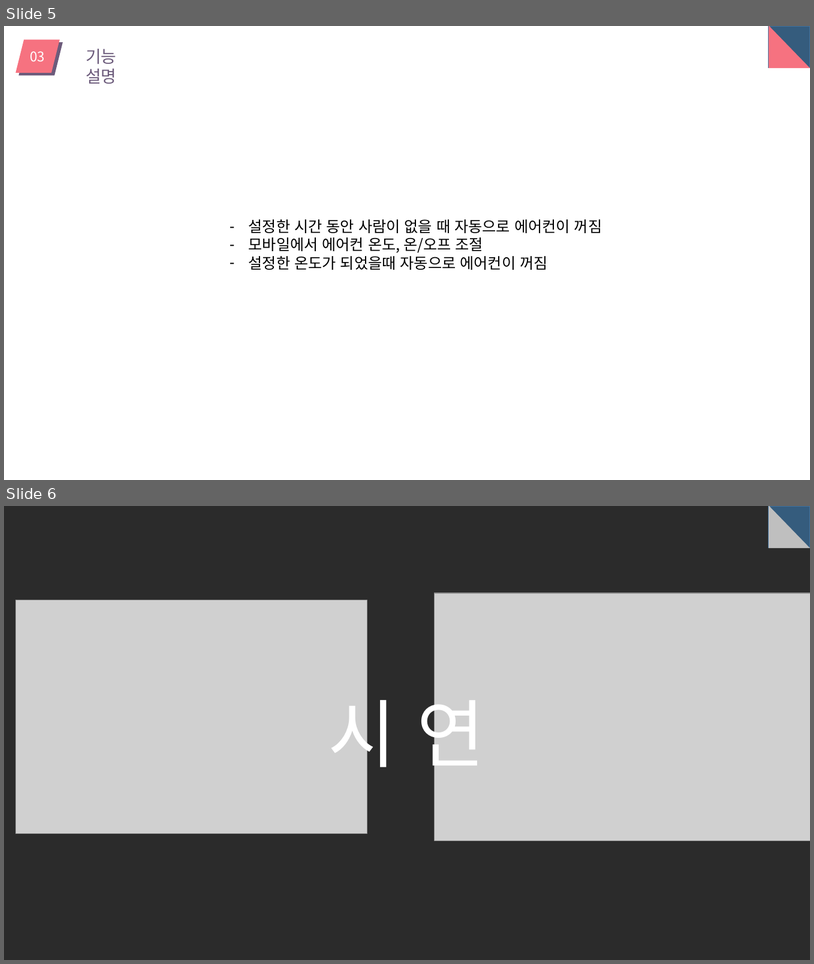
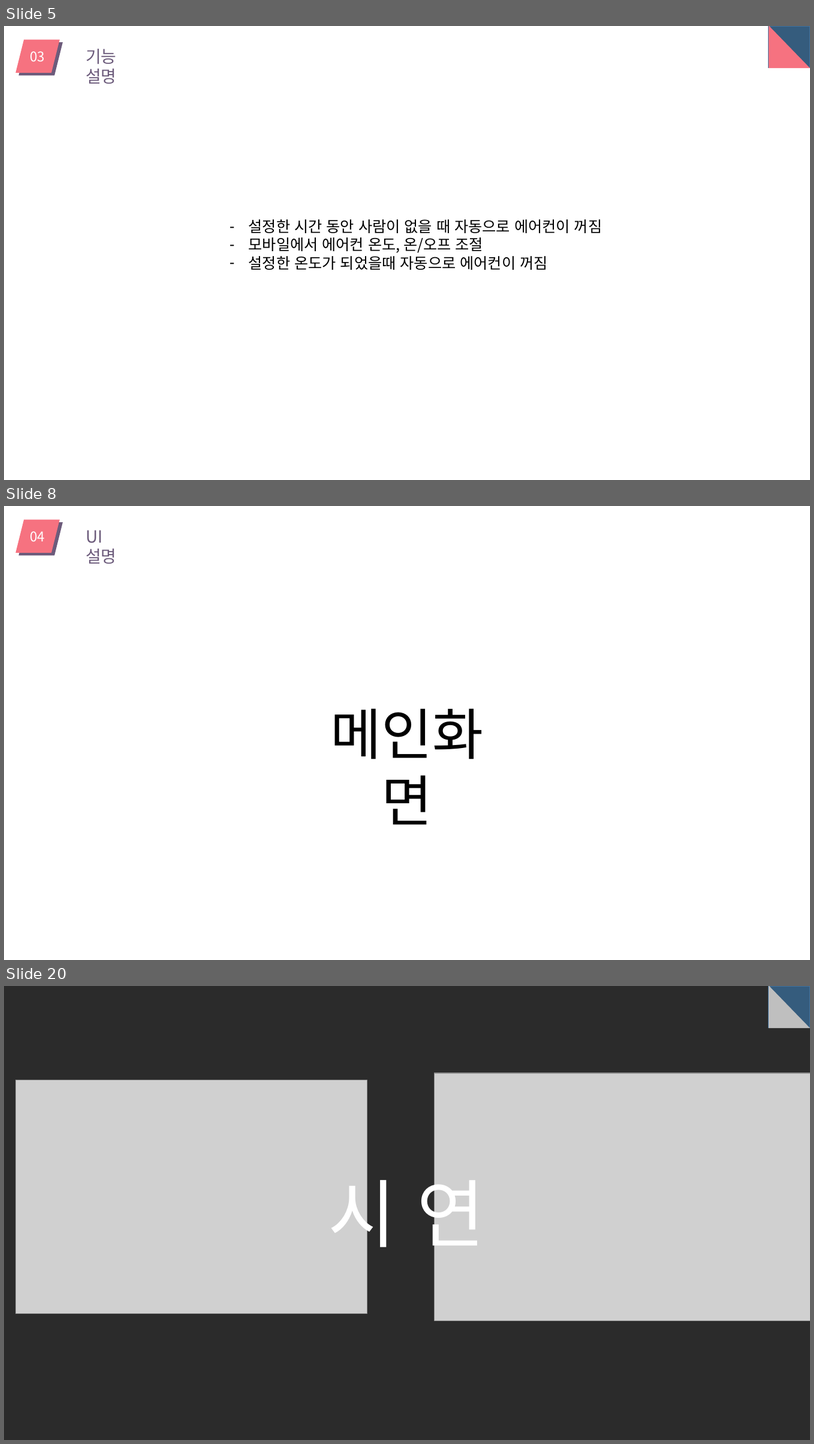
Before and after one commit to dgsw-2019-hackathon/J_B_H_AirConditioner, a slide deck: pptFile/ppt.pptx. Shown one above the other, each under a label of ours: slides 5 and 6 before the commit, slides 5, 8 and 20 after it; the slides between them are not shown. The pictures are 814x964 and 814x1444 pixels, drawn with LibreOffice and Linux fonts; fonts in the diff are those of the drawing; grey boxes stand for pictures; background and template pictures are left out; a plain dark background stands for a picture behind light text. Boxes give left, top, right and bottom in pixels: in the first picture for what was removed or moved away, otherwise in the second. Text is boxed around its words. In the diff, an @@ line names an element or a change of style, - is before the commit and + after.

```diff
--- a/pptFile/ppt.pptx
+++ b/pptFile/ppt.pptx
@@ slide 8 added at [4,506,810,960], background #FFFFFF @@
@@ group added at [15,520,117,564]: 2 parallelograms, 2 texts @@
+UI 설명
+04
@@ text added at [331,708,484,825], 66 pt, text #000000 @@
+메인화면
@@ what was slide 6 is now slide 20 @@
```
Also in this commit, not shown: 2 slides changed, 13 other slides added, 1 other file.
